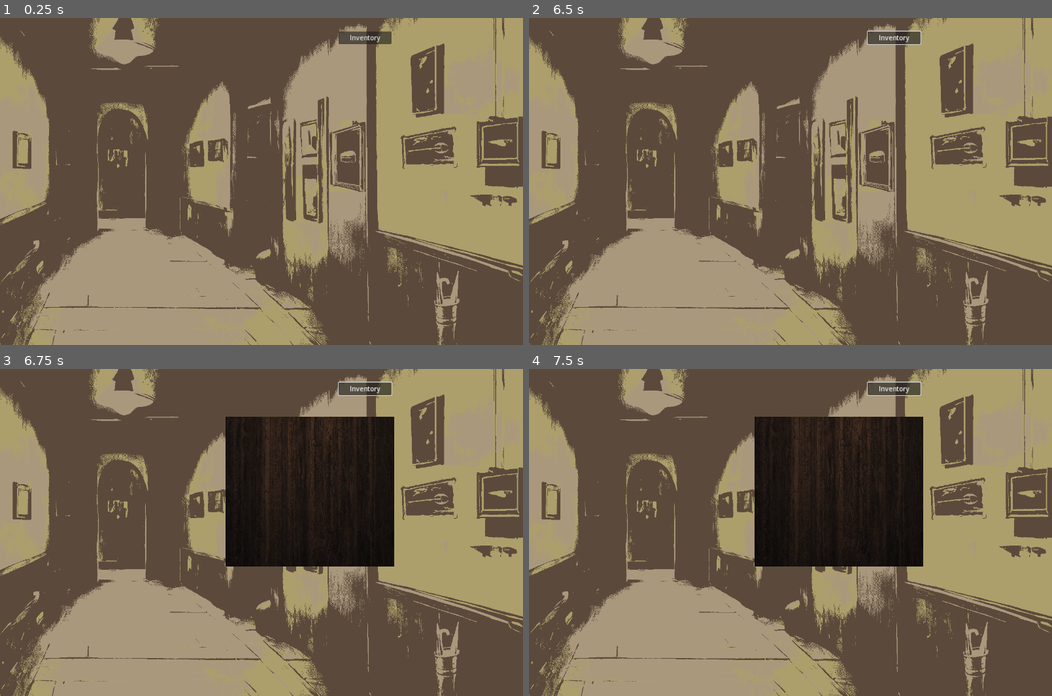
Above: before the commit, frames 1-4 (two rows, left to right).
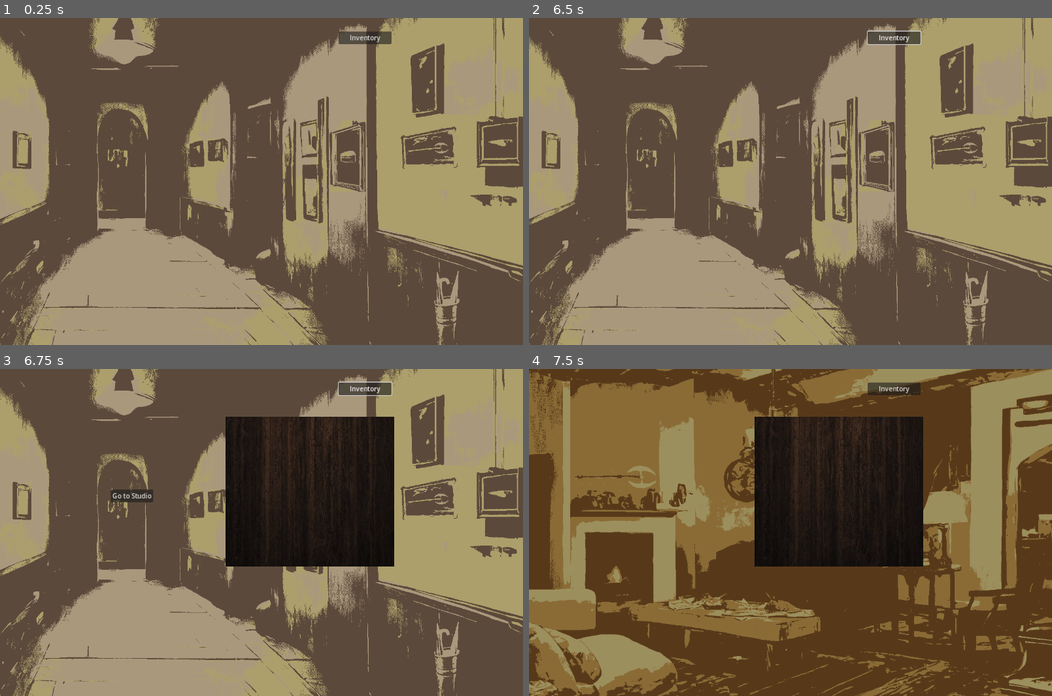
Above: after the commit, the same moments.

Repository: kielhenkelman/secrets-game
Game: Godot game, scene res://main.tscn
Two runs of this game, one before a commit and one after it. Both use one fixed random seed, a clock stepped at 60 frames per second and the inputs below.
Inputs (mouse positions are in pixels of both pictures, inside the frame that each line leads up to):
- Up to frame 1 (0.25 s): no input
- Up to frame 2 (6.5 s): click "Inventory" at 0.5 s; click "Inventory" at 1.25 s; click "Inventory" at 2 s; tap Enter at 2.75, 4.25, 5.75 s; move the mouse to (905, 165) at 2.77 s; press the mouse at (905, 165) at 2.78 s; tap Space at 3.5, 5 s; move the mouse to (685, 197) at 3.52 s; release the mouse at (685, 197) at 3.53 s; click (685, 197) at 3.6 s; move the mouse to (842, 109) at 4.27 s; press the mouse at (842, 109) at 4.28 s; move the mouse to (764, 246) at 5.02 s; release the mouse at (764, 246) at 5.03 s; click (764, 246) at 5.1 s; move the mouse to (947, 230) at 5.77 s; press the mouse at (947, 230) at 5.78 s
- Up to frame 3 (6.75 s): tap Space at 6.5 s; move the mouse to (104, 483) at 6.52 s; release the mouse at (104, 483) at 6.53 s; click (104, 483) at 6.6 s
- Up to frame 4 (7.5 s): click (659, 496) at 7.25 s, where only the run after the commit has a clickable "Go to Studio"

Frames 1-2 are identical in both runs. In frame 3, 0.3% of the frame differs, in the area x 21-30%, y 36-41%; in frame 4, 79%, in the area x 0-100%, y 0-100%.

Commit message:
Add doors

Diff:
--- a/data/items.gd
+++ b/data/items.gd
@@ -173,4 +173,118 @@
 			}
 		]
 	},
+
+	## DOORS ##
+	{
+		"NAME": "CELLAR_TO_GARAGE",
+		"TEXTURE": {
+			"HITBOX": preload("res://art/item_art_overlays/cellar/stairs_to_garage.png"),
+			"GLOW": preload("res://art/item_art_overlays/cellar/stairs_to_garage_GLOW.png")
+		},
+		"CAN_GRAB": false,
+		"SPAWN": { "ROOM": "Cellar" },
+		"INTERACTIONS": [
+			{
+				"LABEL": "Go to Garage",
+				"RESULT": func(item: ClickableItem):
+					GameState.change_room('Garage'),
+			}
+		],
+	},
+	{
+		"NAME": "GARAGE_TO_CELLAR",
+		"TEXTURE": {
+			"HITBOX": preload("res://art/item_art_overlays/garage/trapdoor_to_cellar.png"),
+			"GLOW": preload("res://art/item_art_overlays/garage/trapdoor_to_cellar_GLOW.png"),
+		},
+		"CAN_GRAB": false,
+		"SPAWN": { "ROOM": "Garage" },
+		"INTERACTIONS": [
+			{
+				"LABEL": "Go to Cellar",
+				"RESULT": func(item: ClickableItem):
+					GameState.change_room('Cellar'),
+			}
+		],
+	},
+	{
+		"NAME": "GARAGE_TO_GALLERY",
+		"TEXTURE": {
+			"HITBOX": preload("res://art/item_art_overlays/garage/door_to_gallery.png"),
+			"GLOW": preload("res://art/item_art_overlays/garage/door_to_gallery_GLOW.png")
+		},
+		"CAN_GRAB": false,
+		"SPAWN": { "ROOM": "Garage" },
+		"INTERACTIONS": [
+			{
+				"LABEL": "Go to Gallery",
+				"RESULT": func(item: ClickableItem):
+					GameState.change_room('Gallery'),
+			}
+		],
+	},
+	{
+		"NAME": "GALLERY_TO_STUDIO",
+		"TEXTURE": {
+			"HITBOX": preload("res://art/item_art_overlays/gallery/door_to_studio.png"),
+			"GLOW": preload("res://art/item_art_overlays/gallery/door_to_studio_GLOW.png")
+		},
+		"CAN_GRAB": false,
+		"SPAWN": { "ROOM": "Gallery" },
+		"INTERACTIONS": [
+			{
+				"LABEL": "Go to Studio",
+				"RESULT": func(item: ClickableItem):
+					GameState.change_room('Studio'),
+			}
+		],
+	},
+	{
+		"NAME": "GALLERY_TO_GARAGE",
+		"TEXTURE": {
+			"HITBOX": preload("res://art/item_art_overlays/gallery/door_to_garage.png"),
+			"GLOW": preload("res://art/item_art_overlays/gallery/door_to_garage_GLOW.png")
+		},
+		"CAN_GRAB": false,
+		"SPAWN": { "ROOM": "Gallery" },
+		"INTERACTIONS": [
+			{
+				"LABEL": "Go to Garage",
+				"RESULT": func(item: ClickableItem):
+					GameState.change_room('Garage'),
+			}
+		],
+	},
+	{
+		"NAME": "STUDIO_TO_KITCHEN",
+		"TEXTURE": {
+			"HITBOX": preload("res://art/item_art_overlays/studio/door_to_kitchen.png"),
+			"GLOW": preload("res://art/item_art_overlays/studio/door_to_kitchen_GLOW.png")
+		},
+		"CAN_GRAB": false,
+		"SPAWN": { "ROOM": "Studio" },
+		"INTERACTIONS": [
+			{
+				"LABEL": "Go to Kitchen",
+				"RESULT": func(item: ClickableItem):
+					GameState.change_room('Kitchen'),
+			}
+		],
+	},
+	{
+		"NAME": "STUDIO_TO_GALLERY",
+		"TEXTURE": {
+			"HITBOX": preload("res://art/item_art_overlays/studio/door_to_gallery.png"),
+			"GLOW": preload("res://art/item_art_overlays/studio/door_to_gallery_GLOW.png")
+		},
+		"CAN_GRAB": false,
+		"SPAWN": { "ROOM": "Studio" },
+		"INTERACTIONS": [
+			{
+				"LABEL": "Go to Gallery",
+				"RESULT": func(item: ClickableItem):
+					GameState.change_room('Gallery'),
+			}
+		],
+	}
 ]
